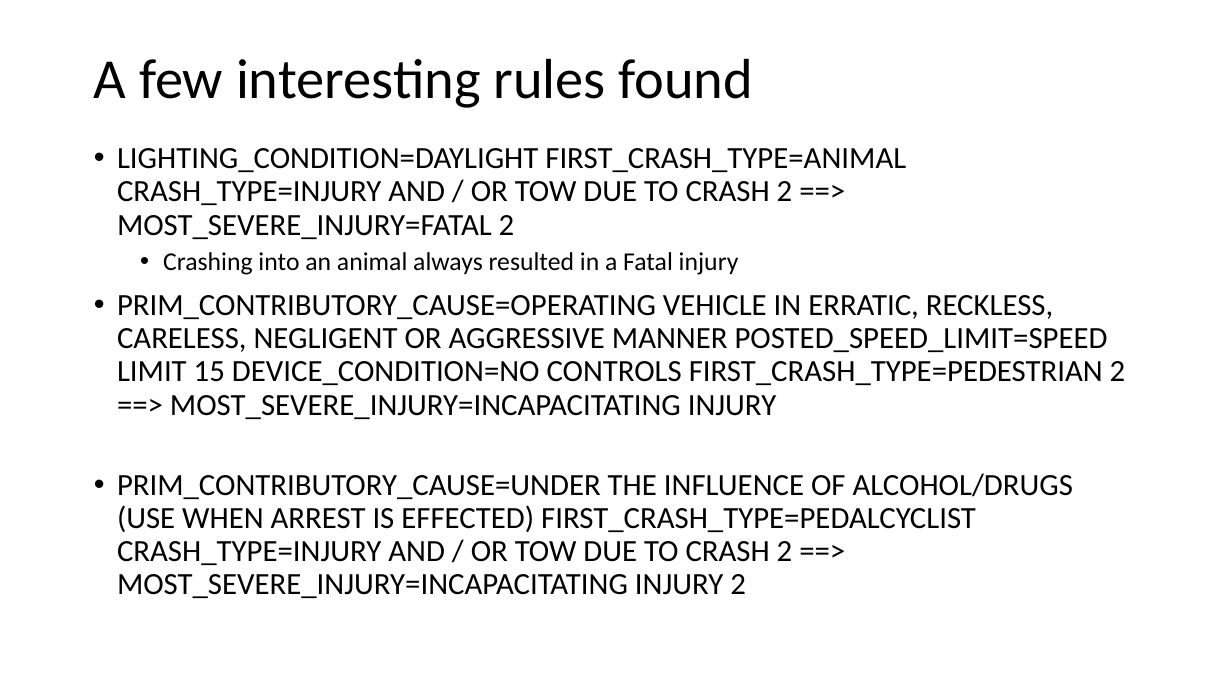
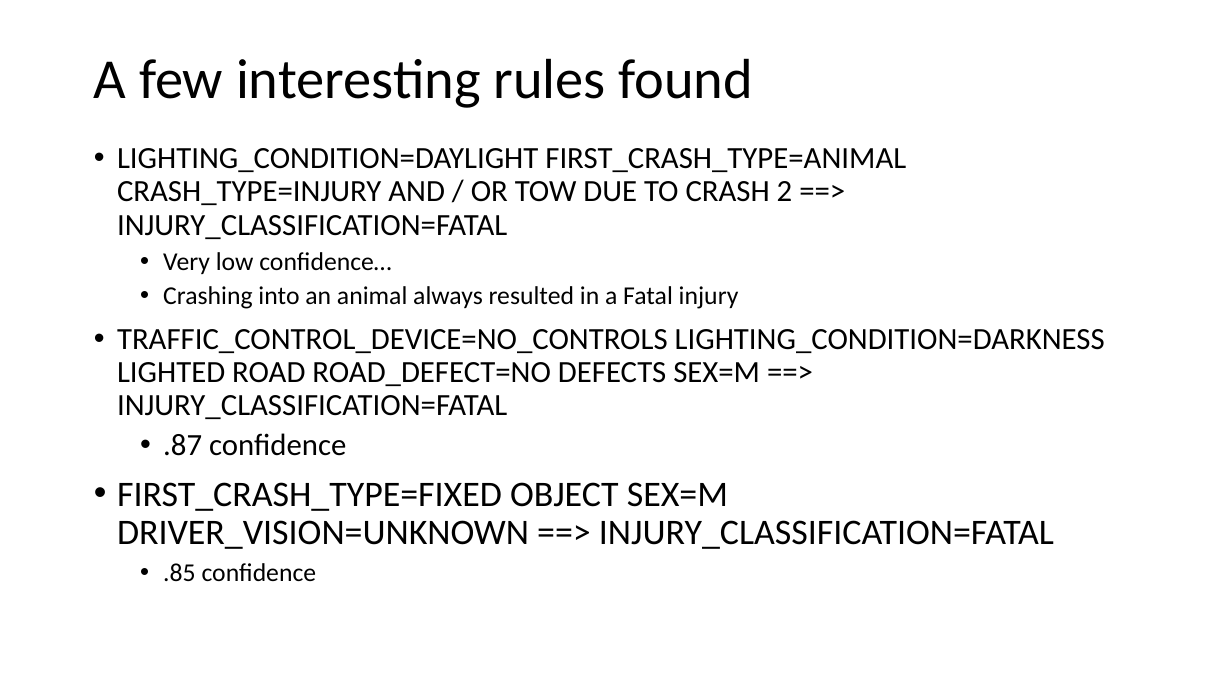
Before and after one commit to ndarwich/Crash-Analysis, a slide deck: slide 4 of Slides/WekaSlides.pptx. Drawn at 1232x693 pixels with LibreOffice and Linux fonts; fonts in the diff are those of the drawing. Boxes give left, top, right and bottom in pixels: in the first picture for what was removed or moved away, otherwise in the second. Text is boxed around its words. In the diff, an @@ line names an element or a change of style, - is before the commit and + after.

```diff
--- a/Slides/WekaSlides.pptx
+++ b/Slides/WekaSlides.pptx
@@ text at bbox=[117, 148, 906, 274]: text changed @@
-• LIGHTING_CONDITION=DAYLIGHT FIRST_CRASH_TYPE=ANIMAL CRASH_TYPE=INJURY AND / OR TOW DUE TO CRASH 2 ==> MOST_SEVERE_INJURY=FATAL 2
+• LIGHTING_CONDITION=DAYLIGHT FIRST_CRASH_TYPE=ANIMAL CRASH_TYPE=INJURY AND / OR TOW DUE TO CRASH 2 ==> INJURY_CLASSIFICATION=FATAL
+  • Very low confidence…
@@ text at bbox=[117, 329, 1105, 581]: text changed @@
-• PRIM_CONTRIBUTORY_CAUSE=OPERATING VEHICLE IN ERRATIC, RECKLESS, CARELESS, NEGLIGENT OR AGGRESSIVE MANNER POSTED_SPEED_LIMIT=SPEED LIMIT 15 DEVICE_CONDITION=NO CONTROLS FIRST_CRASH_TYPE=PEDESTRIAN 2 ==> MOST_SEVERE_INJURY=INCAPACITATING INJURY
-• PRIM_CONTRIBUTORY_CAUSE=UNDER THE INFLUENCE OF ALCOHOL/DRUGS (USE WHEN ARREST IS EFFECTED) FIRST_CRASH_TYPE=PEDALCYCLIST CRASH_TYPE=INJURY AND / OR TOW DUE TO CRASH 2 ==> MOST_SEVERE_INJURY=INCAPACITATING INJURY 2
+• TRAFFIC_CONTROL_DEVICE=NO_CONTROLS LIGHTING_CONDITION=DARKNESS LIGHTED ROAD ROAD_DEFECT=NO DEFECTS SEX=M ==> INJURY_CLASSIFICATION=FATAL
+  • .87 confidence
+• FIRST_CRASH_TYPE=FIXED OBJECT SEX=M DRIVER_VISION=UNKNOWN ==> INJURY_CLASSIFICATION=FATAL
+  • .85 confidence
```
Also in this commit, not shown: 1 other slide changed, 7 slides added.
